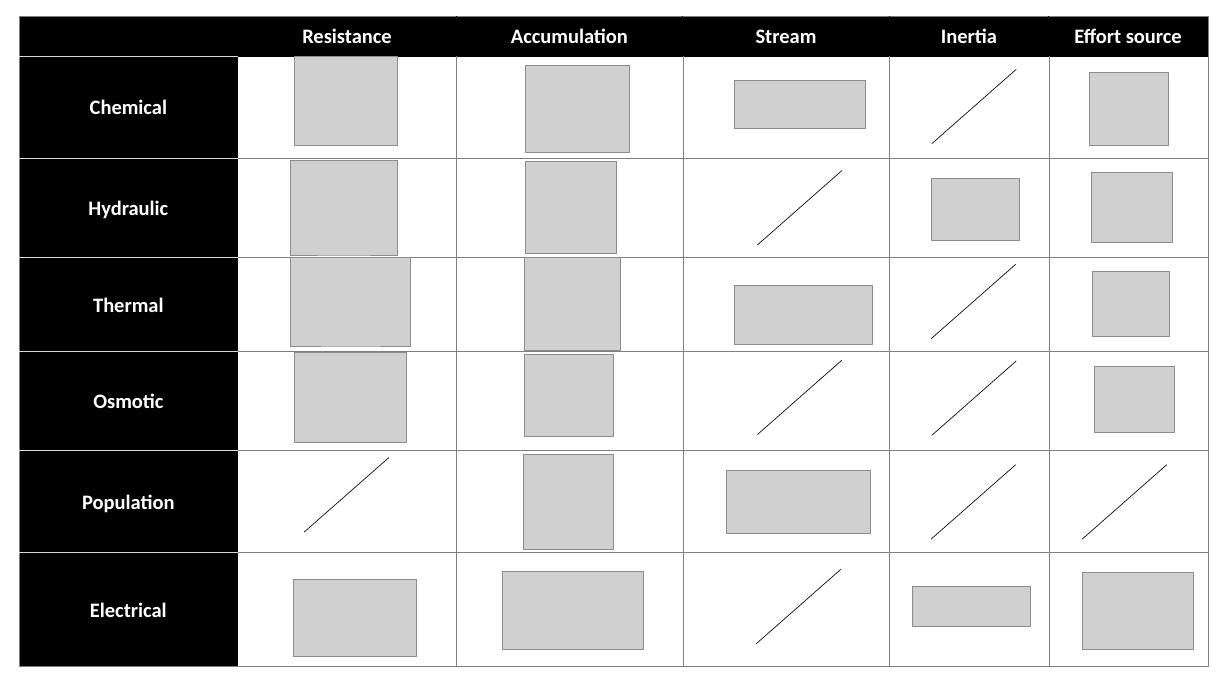
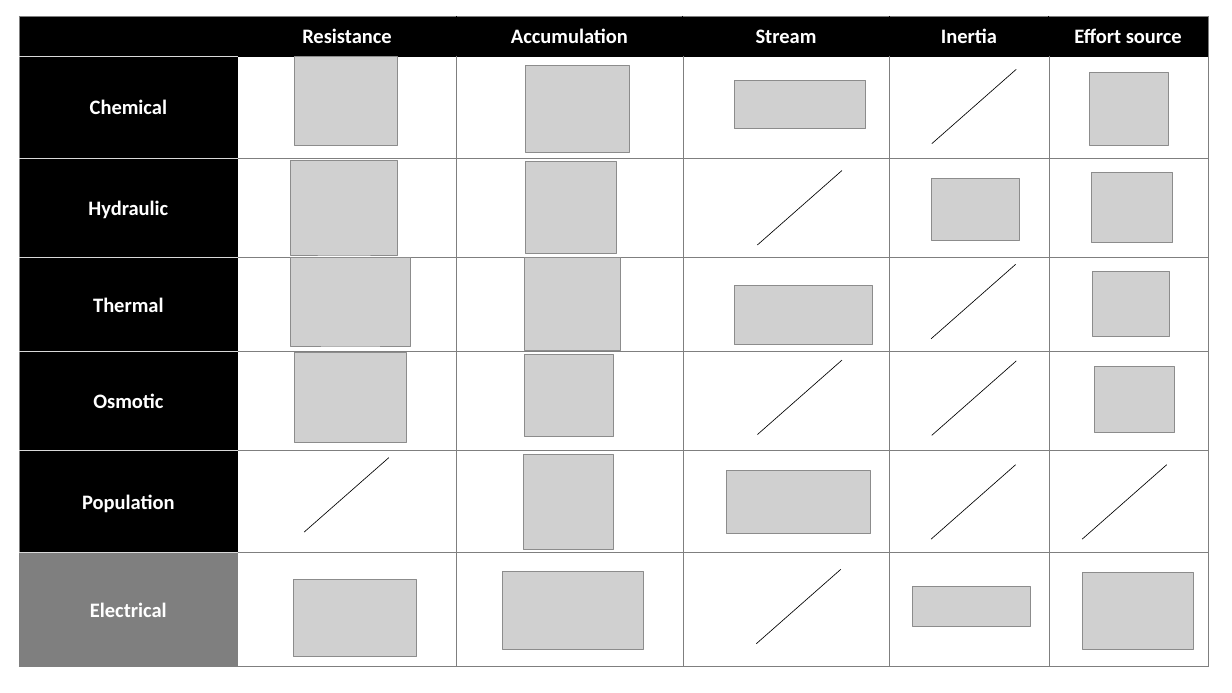
Before and after one commit to MarekMatejak/dissertation, a slide deck: slide 8 of obhajoba.ppt. Drawn at 1232x693 pixels with LibreOffice and Linux fonts; fonts in the diff are those of the drawing; grey boxes stand for pictures. Boxes give left, top, right and bottom in pixels: in the first picture for what was removed or moved away, otherwise in the second. Text is boxed around its words. In the diff, an @@ line names an element or a change of style, - is before the commit and + after.

Commit message:
small changes

```diff
--- a/obhajoba.ppt
+++ b/obhajoba.ppt
@@ table at [19,16,1208,666] @@
@@ fill #000000 to #7F7F7F in row 7, column 1 @@
```
Also in this commit, not shown: 1 other slide changed.
